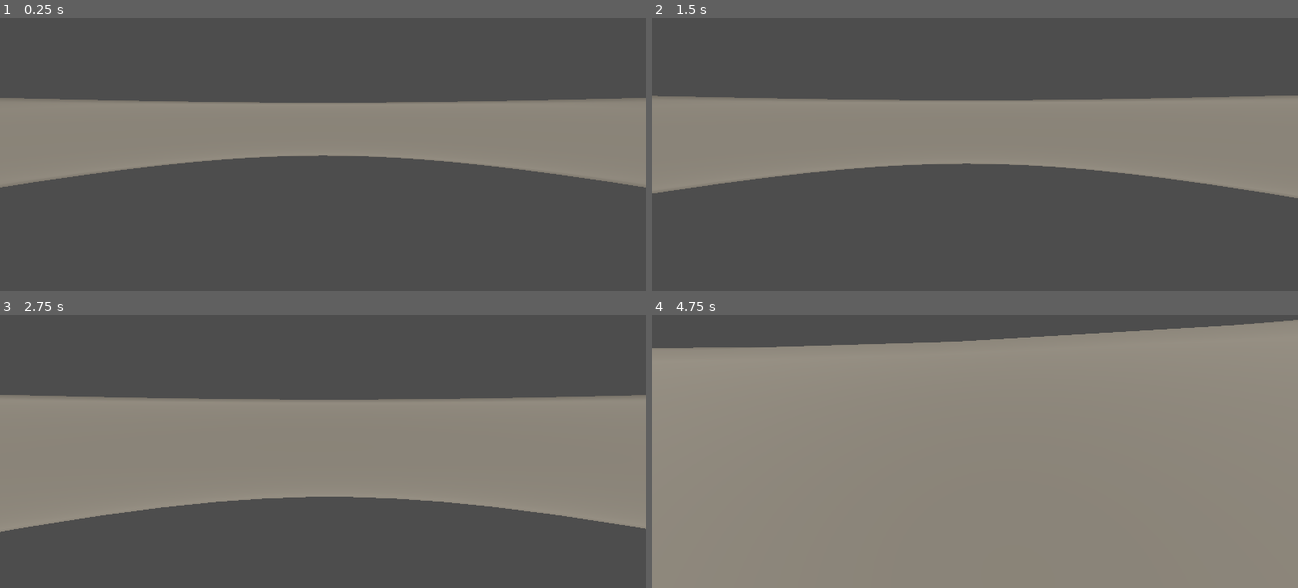
Above: before the commit, frames 1-4 (two rows, left to right).
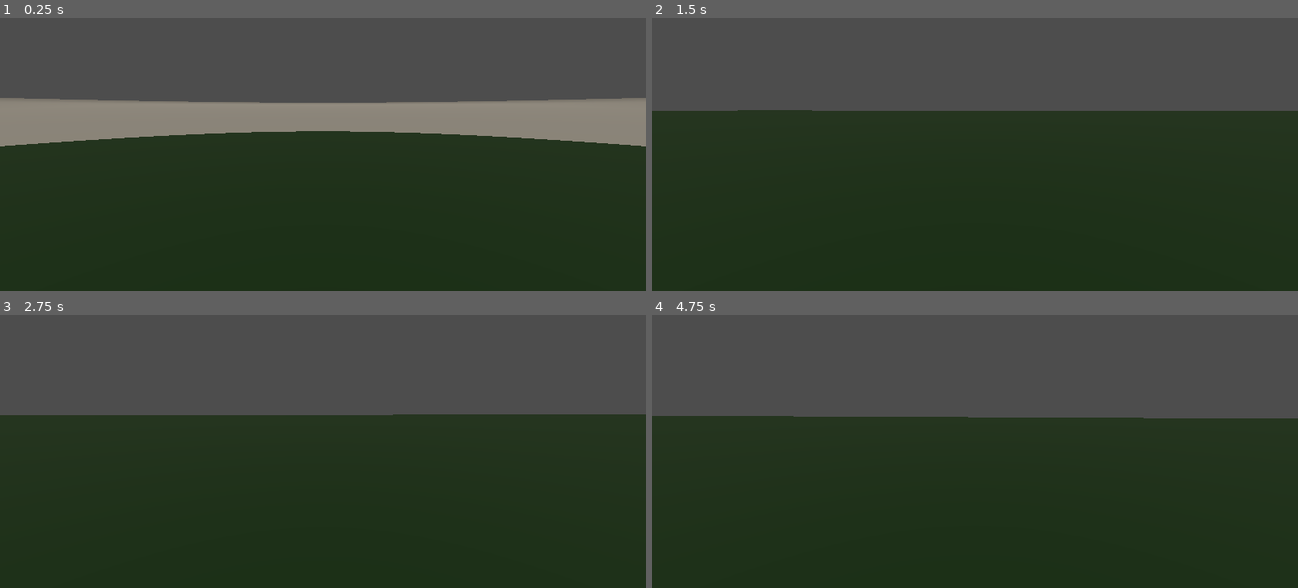
Above: after the commit, the same moments.

Repository: MichaelReel/Island-Generator-for-Godot-4
Game: Godot game, scene res://view/Main.tscn
Two runs of this game, one before a commit and one after it. Both use one fixed random seed, a clock stepped at 60 frames per second and the inputs below.
Inputs (mouse positions are in pixels of both pictures, inside the frame that each line leads up to):
- Up to frame 1 (0.25 s): no input
- Up to frame 2 (1.5 s): tap Enter at 0.5 s; move the mouse to (1007, 108) at 0.52 s; hold W (forward) from 0.53 s (still down); move the mouse to (942, 110) at 1.27 s
- Up to frame 3 (2.75 s): keep holding W (forward); move the mouse to (335, 399) at 2.02 s
- Up to frame 4 (4.75 s): keep holding W (forward); move the mouse to (968, 413) at 2.77 s; move the mouse to (1020, 410) at 3.52 s; move the mouse to (923, 402) at 4.27 s

The runs differ from the first frame. In frame 1, 56% of the frame differs, in the area x 0-100%, y 41-100%; in frame 2, 71%; in frame 3, 70%; in frame 4, 92%, in the area x 0-100%, y 1-100%.
Error before the commit: Invalid access to property or key '<Object#29041362186>' on a base object of type 'Dictionary'. (res://lib/geometry/Triangle.gd:117)

Commit message:
Can now render the base grid. Surface_Tool has undergone some changes so need to account for those.

Diff:
--- a/lib/geometry/Grid.gd
+++ b/lib/geometry/Grid.gd
@@ -10,7 +10,7 @@
 var _grid_lines: Array[Edge] = []
 var _grid_tris: Array[Array] = []  # Array[Array[Triangle]]
 var _cell_count: int = 0
-var _debug_content: String = ""
+#var _debug_content: String = ""
 
 func _init(edge_size: float, row_points: int, color: Color) -> void:
 	_tri_side = edge_size
@@ -58,7 +58,7 @@
 		for tri in tri_row:
 			tri.update_neighbours_from_edges()
 
-	_update_debug_content()
+#	_update_debug_content()
 
 func get_point_rows() -> Array:  # Array[Array[Vertex]]
 	"""Returns the array of rows of points"""
@@ -160,10 +160,10 @@
 func _point_is_not_sea(point: Vertex) -> bool:
 	return not point.has_polygon_with_parent(null)
 
-func _update_debug_content() -> void:
-	# Just list the last few rows
-	_debug_content = ""
-	for row in range(len(_grid_tris)-4, len(_grid_tris)):
-		for col in range(len(_grid_tris[row])-6, len(_grid_tris[row])):
-			_debug_content += str(_grid_tris[row][col]) + "\n"
-		_debug_content += "\n"
+#func _update_debug_content() -> void:
+#	# Just list the last few rows
+#	_debug_content = ""
+#	for row in range(len(_grid_tris)-4, len(_grid_tris)):
+#		for col in range(len(_grid_tris[row])-6, len(_grid_tris[row])):
+#			_debug_content += str(_grid_tris[row][col]) + "\n"
+#		_debug_content += "\n"
--- a/lib/geometry/Triangle.gd
+++ b/lib/geometry/Triangle.gd
@@ -82,10 +82,10 @@
 			boundary_edges.append(edge)
 	return boundary_edges
 
-#func get_color():  # -> Color | null:
+func get_color():  # -> Color | null:
 #	if _parent:
 #		return _parent.get_color()
-#	return null
+	return null
 
 func get_vertices() -> Array[Vertex]:
 	return _points
@@ -113,7 +113,7 @@
 #	# 	return point_color_dict
 
 	for point in _points:
-#		point_color_dict[point] = get_color()
+		point_color_dict[point] = get_color()
 		if point_color_dict[point] == null:
 			point_color_dict[point] = null_color
 #		if point.has_river():
--- a/lib/terrain/HighLevelTerrain.gd
+++ b/lib/terrain/HighLevelTerrain.gd
@@ -35,7 +35,10 @@
 ) -> void:
 	var rng = RandomNumberGenerator.new()
 	rng.seed = random_seed
+	print("Starting Base Grid Gen")
+	var time_start: int = Time.get_ticks_msec()
 	grid = Grid.new(edge_length, edges_across, debug_color_map.base_color)
+	print("Grid created in %d msecs" % (Time.get_ticks_msec() - time_start))
 #	_island_stage = IslandStage.new(grid,  debug_color_map.land_color, land_cell_limit, rng.randi())
 #	_regions_stage = RegionStage.new(_island_stage.get_region(), debug_color_map.region_colors, rng.randi())
 #	_lake_stage = LakeStage.new(_regions_stage, debug_color_map.lake_colors, rng.randi())
--- a/lib/util/MeshUtils.gd
+++ b/lib/util/MeshUtils.gd
@@ -15,17 +15,16 @@
 static func get_land_mesh(high_level_terrain: HighLevelTerrain, debug_color_dict: DebugColorDict) -> Mesh:
 	var grid = high_level_terrain.grid
 	var surface_tool: SurfaceTool = SurfaceTool.new()
-	var island_mesh: Mesh = Mesh.new()
 
 	surface_tool.begin(Mesh.PRIMITIVE_TRIANGLES)
 	for row in grid.get_triangles():
 		for triangle in row:
 			var color_dict: Dictionary = triangle.get_river_vertex_colors(debug_color_dict)
 			for vertex in triangle.get_vertices():
-				surface_tool.add_color(color_dict[vertex])
+				surface_tool.set_color(color_dict[vertex])
 				surface_tool.add_vertex(vertex.get_vector())
 	surface_tool.generate_normals()
-	var _err = surface_tool.commit(island_mesh)
+	var island_mesh: Mesh = surface_tool.commit()
 
 	return island_mesh
 
--- a/project.godot
+++ b/project.godot
@@ -14,6 +14,10 @@
 run/main_scene="res://view/Main.tscn"
 config/features=PackedStringArray("4.0", "Forward Plus")
 config/icon="res://icon.svg"
+
+[debug]
+
+gdscript/warnings/integer_division=0
 
 [input]
 
--- a/view/IslandDebugMesh.gd
+++ b/view/IslandDebugMesh.gd
@@ -57,7 +57,7 @@
 func _on_stage_complete(stage: Stage, duration: int) -> void:
 	print("%s completed in %d msecs" % [stage, duration])
 	var time_start = Time.get_ticks_msec()
-#	_update_land_terrain_mesh()
+	_update_land_terrain_mesh()
 #	match str(stage):
 #		"River Stage":
 #			_create_water_mesh_instances(_water_material)
--- a/view/Main.tscn
+++ b/view/Main.tscn
@@ -13,13 +13,11 @@
 
 [node name="IslandDebugMesh" parent="." instance=ExtResource("1_6k65b")]
 surface_material_override/0 = ExtResource("2_lml5o")
-stages_in_thread = null
+stages_in_thread = false
 debug_color_dict = ExtResource("2_dh10k")
-surface_material_override/0 = ExtResource("2_lml5o")
 
 [node name="DebugCameraControl" parent="." instance=ExtResource("2_45wnh")]
 transform = Transform3D(1, 0, 0, 0, 1, 0, 0, 0, 1, 0, 3.66493, 0)
-max_speed = 10.0
 
 [node name="DirectionalLight3D" type="DirectionalLight3D" parent="."]
 light_color = Color(0.909804, 0.870588, 0.8, 1)
